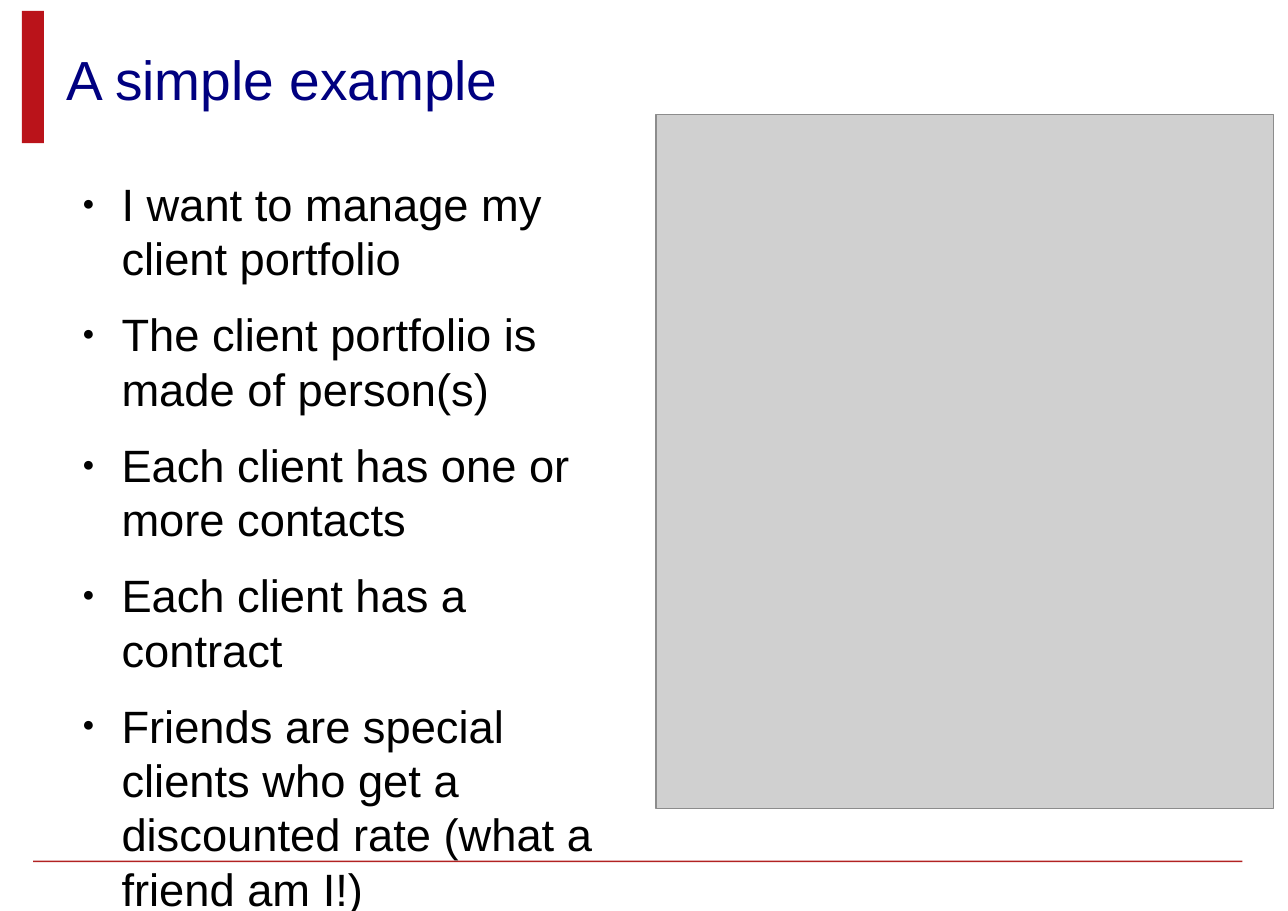
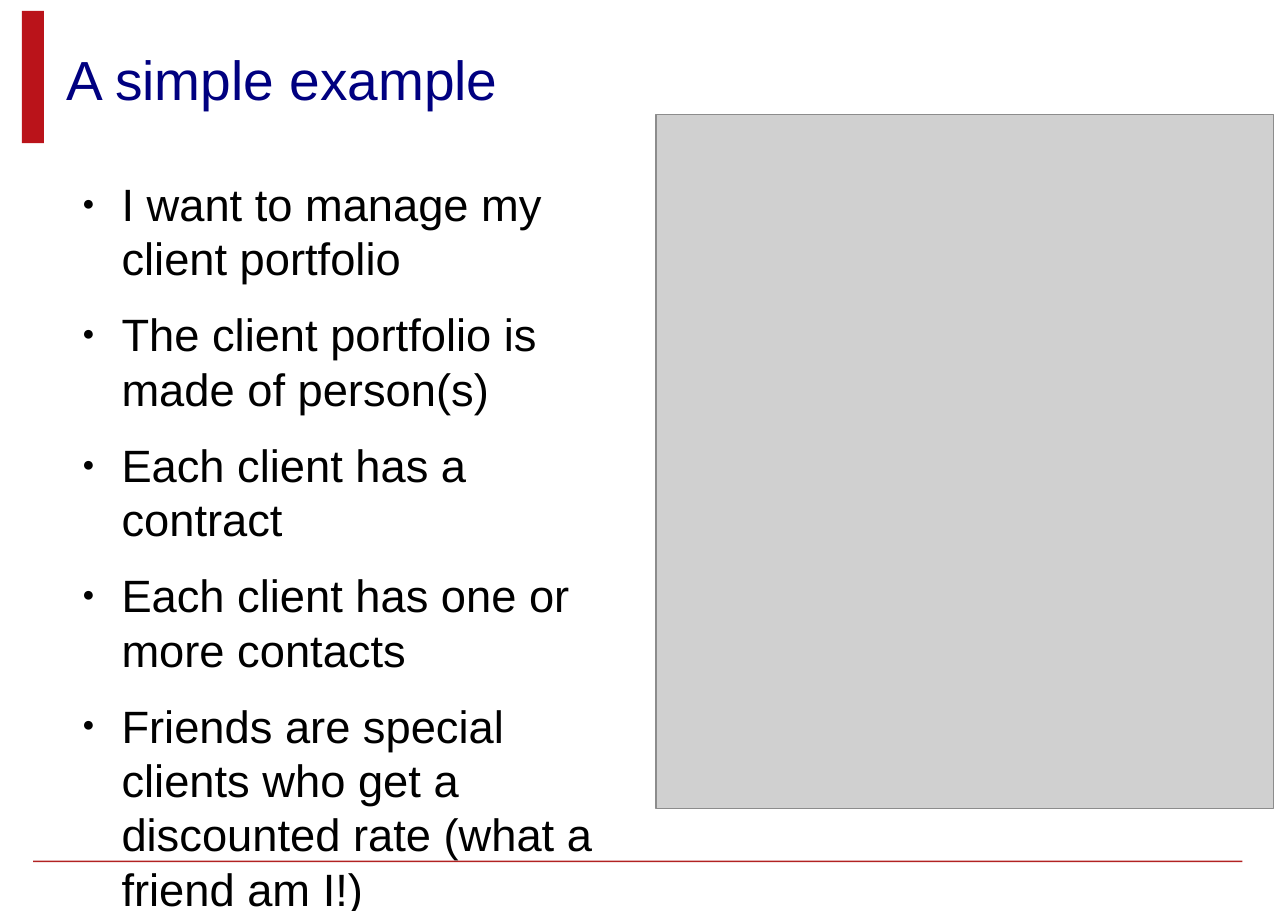
Before and after one commit to damianorighetti/ase2017, a slide deck: slide 9 of Slides/05-StructuredProgramming.odp. Drawn at 1288x911 pixels with LibreOffice and Linux fonts; fonts in the diff are those of the drawing; grey boxes stand for pictures. Boxes give left, top, right and bottom in pixels: in the first picture for what was removed or moved away, otherwise in the second. Text is boxed around its words. In the diff, an @@ line names an element or a change of style, - is before the commit and + after.

Commit message:
minor fix to the slides

```diff
--- a/Slides/05-StructuredProgramming.odp
+++ b/Slides/05-StructuredProgramming.odp
@@ text at bbox=[122, 449, 466, 537]: paragraph added @@
+● Each client has a contract
@@ text at bbox=[122, 579, 466, 668]: paragraph removed @@
-● Each client has a contract
```
